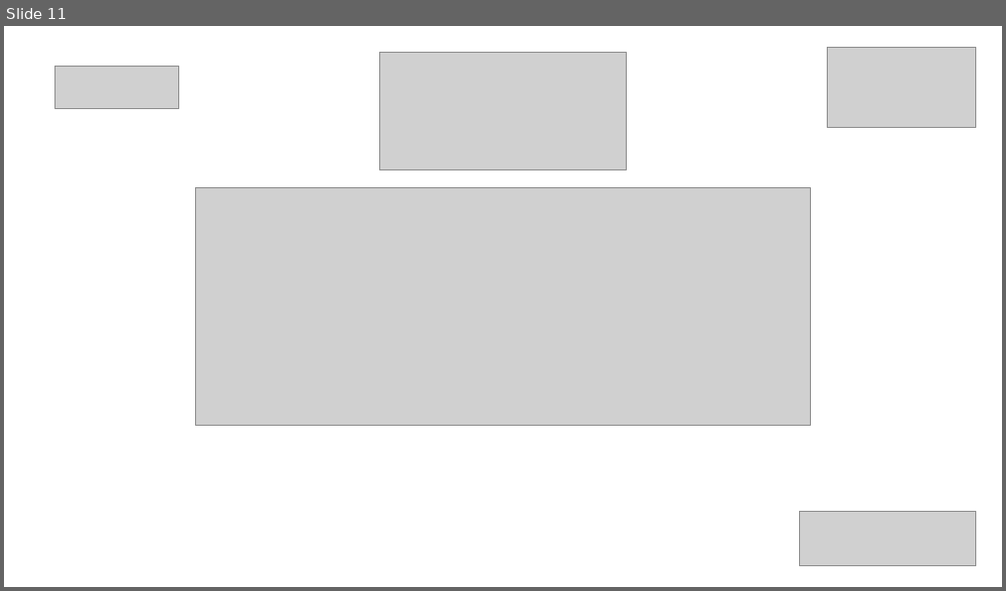
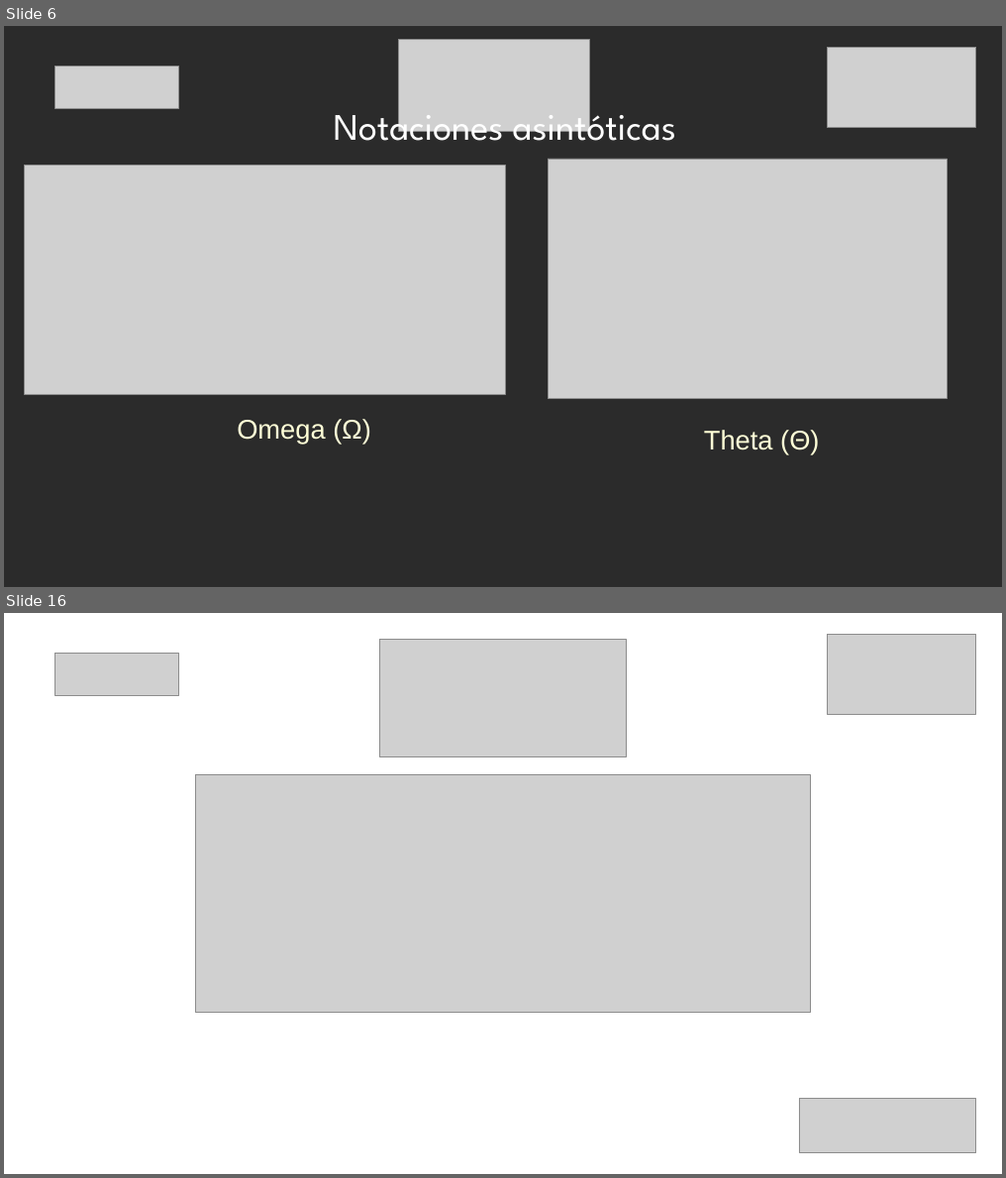
Before and after one commit to jflatorreo/TalentoTech_FullStack, a slide deck: Material pedagógico/Modulo 2/Clase 4/Clase 4 - Modulo 2.pptx. Shown one above the other, each under a label of ours: slide 11 before the commit, slides 6 and 16 after it; the slides between them are not shown. The pictures are 1006x591 and 1006x1178 pixels, drawn with LibreOffice and Linux fonts; fonts in the diff are those of the drawing; grey boxes stand for pictures; background and template pictures are left out; a plain dark background stands for a picture behind light text. Boxes give left, top, right and bottom in pixels: in the first picture for what was removed or moved away, otherwise in the second. Text is boxed around its words. In the diff, an @@ line names an element or a change of style, - is before the commit and + after.

```diff
--- a/Material pedagógico/Modulo 2/Clase 4/Clase 4 - Modulo 2.pptx
+++ b/Material pedagógico/Modulo 2/Clase 4/Clase 4 - Modulo 2.pptx
@@ slide 6 added at box(4, 26, 1002, 587), background picture (left out) @@
@@ picture added at box(399, 40, 590, 131) @@
@@ picture added at box(828, 47, 976, 127) @@
@@ picture added at box(55, 66, 178, 108) @@
@@ text added at box(334, 102, 676, 141), 36 pt, text #FFFFFF @@
+Notaciones asintóticas
@@ picture added at box(24, 166, 505, 394) @@
@@ picture added at box(548, 159, 946, 398) @@
@@ text added at box(237, 419, 371, 444), 26 pt, text #FFFFD7 @@
+Omega (Ω)
@@ text added at box(704, 430, 819, 455), 26 pt, text #FFFFD7 @@
+Theta (Θ)
@@ what was slide 11 is now slide 16 @@
```
Also in this commit, not shown: 2 slides changed, 11 other slides added, 7 slides removed, 14 other files.
